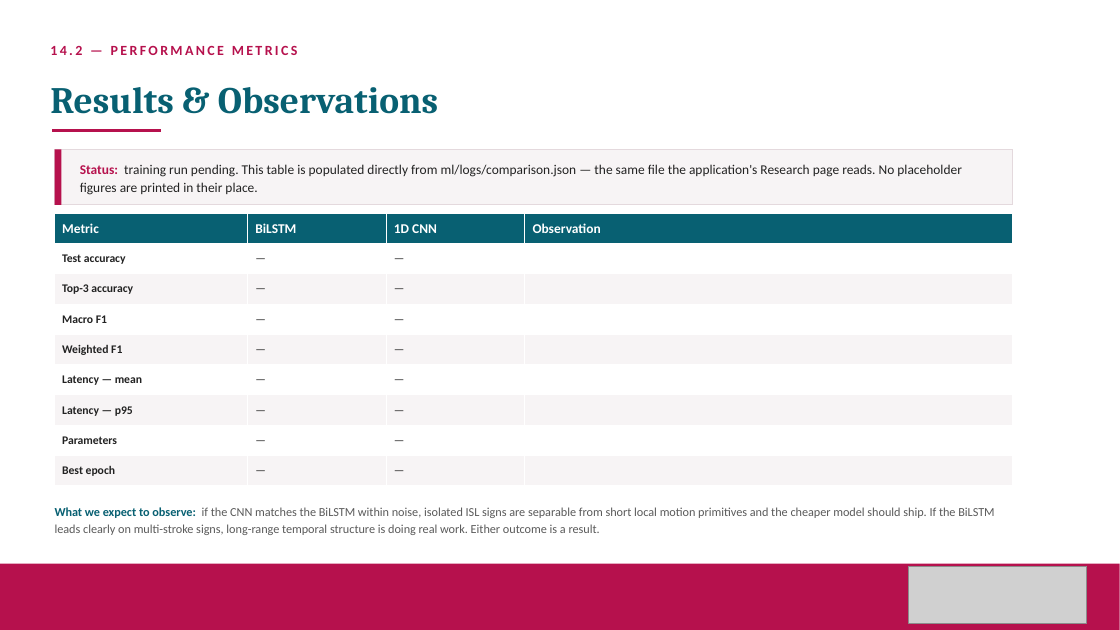
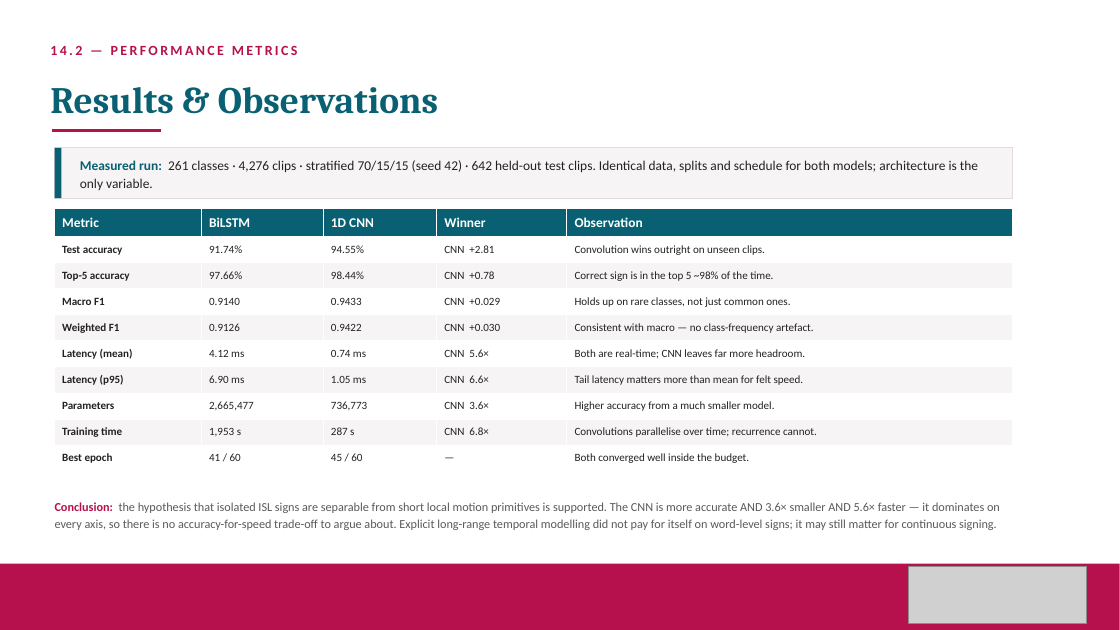
Before and after one commit to Radha-Krishna-19/Silent-Voice, a slide deck: slide 27 of Silent_Voice_Case_Study_v3_Review2.pptx. Drawn at 1120x630 pixels with LibreOffice and Linux fonts; fonts in the diff are those of the drawing; grey boxes stand for pictures. Boxes give left, top, right and bottom in pixels: in the first picture for what was removed or moved away, otherwise in the second. Text is boxed around its words. In the diff, an @@ line names an element or a change of style, - is before the commit and + after.

```diff
--- a/Silent_Voice_Case_Study_v3_Review2.pptx
+++ b/Silent_Voice_Case_Study_v3_Review2.pptx
@@ rectangle: place and size @@
-rectangle at (55,150,1012,205)
+rectangle at (55,148,1012,198)
@@ rectangle: place and size @@
-rectangle at (55,150,61,205)
+rectangle at (55,148,61,198)
@@ rectangle at (55,148,61,198): fill #B6114D to #086072 @@
@@ text at (80,160,978,190): text changed @@
-Status: training run pending. This table is populated directly from ml/logs/comparison.json — the same file the application's Research page reads. No placeholder figures are printed in their place.
+Measured run: 261 classes · 4,276 clips · stratified 70/15/15 (seed 42) · 642 held-out test clips. Identical data, splits and schedule for both models; architecture is the only variable.
@@ table at (55,208,1012,471) @@
-Metric | BiLSTM | 1D CNN | Observation
-Test accuracy | — | — | 
-Top-3 accuracy | — | — | 
-Macro F1 | — | — | 
-Weighted F1 | — | — | 
-Latency — mean | — | — | 
-Latency — p95 | — | — | 
-Parameters | — | — | 
-Best epoch | — | — | 
+Metric | BiLSTM | 1D CNN | Winner | Observation
+Test accuracy | 91.74% | 94.55% | CNN +2.81 | Convolution wins outright on unseen clips.
+Top-5 accuracy | 97.66% | 98.44% | CNN +0.78 | Correct sign is in the top 5 ~98% of the time.
+Macro F1 | 0.9140 | 0.9433 | CNN +0.029 | Holds up on rare classes, not just common ones.
+Weighted F1 | 0.9126 | 0.9422 | CNN +0.030 | Consistent with macro — no class-frequency artefact.
+Latency (mean) | 4.12 ms | 0.74 ms | CNN 5.6× | Both are real-time; CNN leaves far more headroom.
+Latency (p95) | 6.90 ms | 1.05 ms | CNN 6.6× | Tail latency matters more than mean for felt speed.
+Parameters | 2,665,477 | 736,773 | CNN 3.6× | Higher accuracy from a much smaller model.
+Training time | 1,953 s | 287 s | CNN 6.8× | Convolutions parallelise over time; recurrence cannot.
+Best epoch | 41 / 60 | 45 / 60 | — | Both converged well inside the budget.
@@ table: place and size @@
-table at (55,213,1012,480)
+table at (55,208,1012,471)
@@ text at (55,502,1000,530): text changed @@
-What we expect to observe: if the CNN matches the BiLSTM within noise, isolated ISL signs are separable from short local motion primitives and the cheaper model should ship. If the BiLSTM leads clearly on multi-stroke signs, long-range temporal structure is doing real work. Either outcome is a result.
+Conclusion: the hypothesis that isolated ISL signs are separable from short local motion primitives is supported. The CNN is more accurate AND 3.6× smaller AND 5.6× faster — it dominates on every axis, so there is no accuracy-for-speed trade-off to argue about. Explicit long-range temporal modelling did not pay for itself on word-level signs; it may still matter for continuous signing.
```
Also in this commit, not shown: 1 other slide changed, 1 other file.
